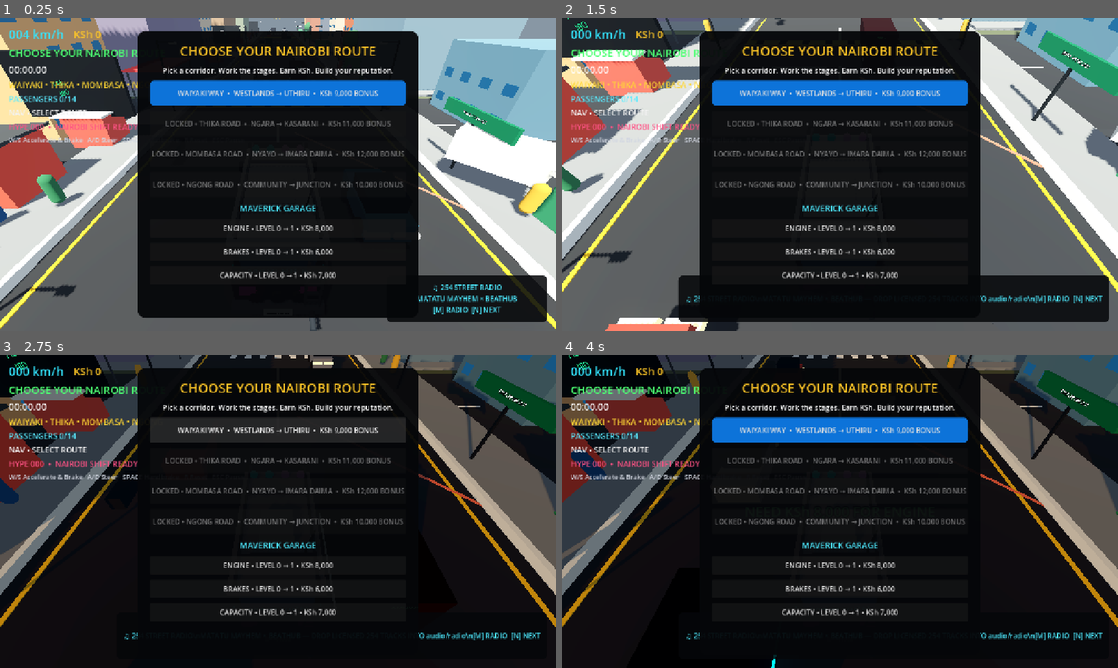
Above: before the commit, frames 1-4 (two rows, left to right).
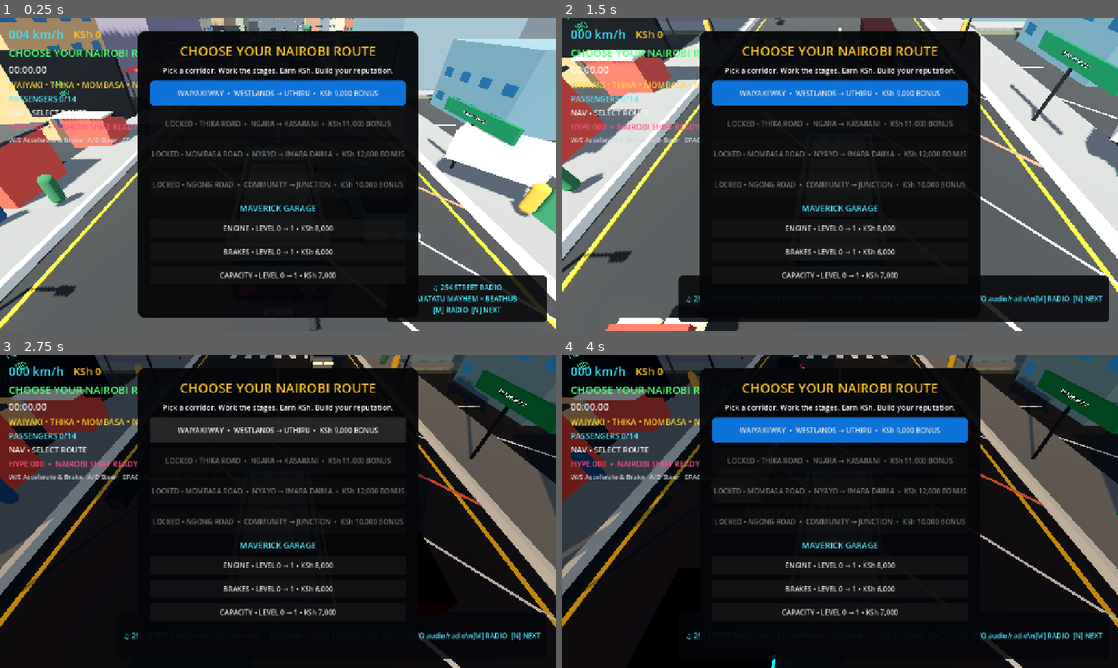
Above: after the commit, the same moments.

Repository: beathubonline-arch/Matatu-Mayhem
Game: Godot game, scene res://scenes/main/Main.tscn
The game is run twice, just before and just after one commit, with the same random seed, the same clock (stepped at 60 frames per second) and the same inputs.
Inputs (mouse positions are in pixels of both pictures, inside the frame that each line leads up to):
- Up to frame 1 (0.25 s): no input
- Up to frame 2 (1.5 s): tap Enter at 0.5 s; move the mouse to (962, 158) at 0.52 s; hold D (steer_right) 0.53-1.28 s; hold N (radio_next) 0.53-1.28 s; click (962, 158) at 0.67 s; move the mouse to (728, 190) at 1.27 s; hold S (brake) from 1.28 s (still down); tap M (radio_toggle) at 1.35 s
- Up to frame 3 (2.75 s): move the mouse to (333, 442) at 2.02 s; release S (brake) at 2.03 s; hold D (steer_right) from 2.03 s (still down); tap L at 2.1 s
- Up to frame 4 (4 s): move the mouse to (812, 574) at 2.77 s; release D (steer_right) at 2.78 s; hold W (accelerate) 2.78-3.53 s; tap N (radio_next) at 2.85 s; click (812, 574) at 2.92 s; move the mouse to (1006, 558) at 3.52 s; hold A (steer_left) from 3.53 s (still down); hold M (radio_toggle) from 3.53 s (still down)

The runs differ from the first frame. In frame 1, 0.1% of the frame differs, in the area x 72-100%, y 70-100%; in frame 2, 0.3%; in frame 3, 0.4%; in frame 4, 0.4%, in the area x 75-100%, y 25-100%.

Commit message:
Build Phase 2 Waiyaki twin-experience foundation

Diff:
--- a/scripts/environment/NairobiRouteNetwork.gd
+++ b/scripts/environment/NairobiRouteNetwork.gd
@@ -1,17 +1,30 @@
 class_name NairobiRouteNetwork
 extends Node3D
 
-# Gameplay-scale reconstruction of Nairobi's major matatu corridors.
-# Corridor ordering and stop names are grounded in public Nairobi route maps.
-# Distances are compressed for playability; this is not survey-grade GIS geometry.
+# Phase 2 Nairobi Twin Experience foundation.
+# The network uses recognizable public-route ordering and a denser gameplay polyline.
+# Geometry remains deliberately compressed/optimized for gameplay; it is not survey-grade GIS.
 
 const ROAD_Y := 0.04
 const ROAD_W := 15.0
+const WAIYAKI_POINTS := [
+	Vector3(-31,0,-63), Vector3(-49,0,-72), Vector3(-70,0,-82),
+	Vector3(-92,0,-91), Vector3(-118,0,-98), Vector3(-143,0,-104),
+	Vector3(-170,0,-108), Vector3(-198,0,-111), Vector3(-225,0,-112)
+]
 const CORRIDORS := [
-	{"name":"WAIYAKI WAY","color":"4aa3df","points":[Vector3(-31,0,-63),Vector3(-70,0,-82),Vector3(-118,0,-98),Vector3(-170,0,-108),Vector3(-225,0,-112)],"stops":["WESTLANDS","ABC PLACE","KANGEMI","UTHIRU"],"reward":9000},
-	{"name":"THIKA ROAD","color":"e8c547","points":[Vector3(31,0,21),Vector3(62,0,2),Vector3(95,0,-38),Vector3(122,0,-86),Vector3(142,0,-142)],"stops":["NGARA","PANGANI","MUTHAIGA","ROYSAMBU / KASARANI"],"reward":11000},
-	{"name":"MOMBASA ROAD","color":"e36a54","points":[Vector3(0,0,63),Vector3(34,0,102),Vector3(58,0,148),Vector3(72,0,202),Vector3(76,0,258)],"stops":["NYAYO","SOUTH B / C","GENERAL MOTORS","IMARA DAIMA"],"reward":12000},
-	{"name":"NGONG ROAD","color":"69c779","points":[Vector3(-31,0,21),Vector3(-66,0,50),Vector3(-96,0,86),Vector3(-122,0,130),Vector3(-146,0,178)],"stops":["COMMUNITY","PRESTIGE","ADAMS ARCADE","JUNCTION"],"reward":10000}
+	{"name":"WAIYAKI WAY","color":"4aa3df","points":WAIYAKI_POINTS,
+	 "service_points":[Vector3(-70,0,-82),Vector3(-118,0,-98),Vector3(-170,0,-108),Vector3(-225,0,-112)],
+	 "stops":["WESTLANDS","ABC PLACE","KANGEMI","UTHIRU"],"reward":9000},
+	{"name":"THIKA ROAD","color":"e8c547","points":[Vector3(31,0,21),Vector3(62,0,2),Vector3(95,0,-38),Vector3(122,0,-86),Vector3(142,0,-142)],
+	 "service_points":[Vector3(62,0,2),Vector3(95,0,-38),Vector3(122,0,-86),Vector3(142,0,-142)],
+	 "stops":["NGARA","PANGANI","MUTHAIGA","ROYSAMBU / KASARANI"],"reward":11000},
+	{"name":"MOMBASA ROAD","color":"e36a54","points":[Vector3(0,0,63),Vector3(34,0,102),Vector3(58,0,148),Vector3(72,0,202),Vector3(76,0,258)],
+	 "service_points":[Vector3(34,0,102),Vector3(58,0,148),Vector3(72,0,202),Vector3(76,0,258)],
+	 "stops":["NYAYO","SOUTH B / C","GENERAL MOTORS","IMARA DAIMA"],"reward":12000},
+	{"name":"NGONG ROAD","color":"69c779","points":[Vector3(-31,0,21),Vector3(-66,0,50),Vector3(-96,0,86),Vector3(-122,0,130),Vector3(-146,0,178)],
+	 "service_points":[Vector3(-66,0,50),Vector3(-96,0,86),Vector3(-122,0,130),Vector3(-146,0,178)],
+	 "stops":["COMMUNITY","PRESTIGE","ADAMS ARCADE","JUNCTION"],"reward":10000}
 ]
 
 func corridor_count() -> int:
@@ -22,41 +35,46 @@
 
 func get_service_stop(corridor: int, stop: int) -> Vector3:
 	var data: Dictionary = get_corridor(corridor)
-	var points: Array = data["points"]
-	return points[clampi(stop + 1, 1, points.size() - 1)]
+	var service_points: Array = data["service_points"]
+	return service_points[clampi(stop, 0, service_points.size() - 1)]
 
 func _ready() -> void:
-	for corridor in CORRIDORS:
-		_build_corridor(corridor)
-
-func _build_corridor(data: Dictionary) -> void:
+	for corridor_index in range(CORRIDORS.size()):
+		_build_corridor(CORRIDORS[corridor_index], corridor_index)
+
+func _build_corridor(data: Dictionary, corridor_index: int) -> void:
 	var points: Array = data["points"]
 	var color: Color = Color(String(data["color"]))
 	for i in range(points.size() - 1):
 		_road_segment(points[i], points[i + 1], color)
-	for i in range(1, points.size()):
-		_stage(points[i], String(data["stops"][i - 1]), String(data["name"]), int(data["reward"]))
+		if corridor_index == 0:
+			_waiyaki_streetscape(points[i], points[i + 1], i)
+	var service_points: Array = data["service_points"]
+	for i in range(service_points.size()):
+		_stage(service_points[i], String(data["stops"][i]), String(data["name"]), int(data["reward"]))
+	if corridor_index == 0:
+		_waiyaki_landmarks()
 
 func _road_segment(a: Vector3, b: Vector3, accent: Color) -> void:
 	var delta: Vector3 = b - a
 	var length: float = Vector2(delta.x, delta.z).length()
 	var mid: Vector3 = (a + b) * 0.5
+	var yaw := atan2(delta.x, delta.z)
 	var road := MeshInstance3D.new()
 	var mesh := BoxMesh.new()
 	mesh.size = Vector3(ROAD_W, 0.08, length)
 	road.mesh = mesh
 	road.position = Vector3(mid.x, ROAD_Y, mid.z)
-	road.rotation.y = atan2(delta.x, delta.z)
+	road.rotation.y = yaw
 	var mat := StandardMaterial3D.new()
 	mat.albedo_color = Color("25282d")
 	mat.roughness = 0.96
 	road.material_override = mat
 	add_child(road)
-	# Physical road deck: extended corridors must support the VehicleBody3D,
-	# not just look like roads beyond the original CBD ground.
+
 	var body := StaticBody3D.new()
 	body.position = Vector3(mid.x, ROAD_Y - 0.10, mid.z)
-	body.rotation.y = road.rotation.y
+	body.rotation.y = yaw
 	body.collision_layer = 1
 	var collision := CollisionShape3D.new()
 	var shape := BoxShape3D.new()
@@ -64,21 +82,123 @@
 	collision.shape = shape
 	body.add_child(collision)
 	add_child(body)
+
+	# Kenyan urban arterial treatment: centre divider plus lane/edge markings.
+	_marking(mid, yaw, length, 0.0, 0.18, accent)
+	_marking(mid, yaw, length, -3.7, 0.10, Color("d9d9d9"))
+	_marking(mid, yaw, length, 3.7, 0.10, Color("d9d9d9"))
+	_marking(mid, yaw, length, -7.15, 0.14, Color("f2f2f2"))
+	_marking(mid, yaw, length, 7.15, 0.14, Color("f2f2f2"))
+
+func _marking(mid: Vector3, yaw: float, length: float, lateral: float, width: float, color: Color) -> void:
 	var stripe := MeshInstance3D.new()
 	var stripe_mesh := BoxMesh.new()
-	stripe_mesh.size = Vector3(0.18, 0.02, length * 0.92)
+	stripe_mesh.size = Vector3(width, 0.02, length * 0.94)
 	stripe.mesh = stripe_mesh
-	stripe.position = Vector3(mid.x, ROAD_Y + 0.06, mid.z)
-	stripe.rotation.y = road.rotation.y
+	var right := Vector3(cos(yaw), 0.0, -sin(yaw))
+	stripe.position = Vector3(mid.x, ROAD_Y + 0.06, mid.z) + right * lateral
+	stripe.rotation.y = yaw
 	var stripe_mat := StandardMaterial3D.new()
-	stripe_mat.albedo_color = accent
+	stripe_mat.albedo_color = color
 	stripe.material_override = stripe_mat
 	add_child(stripe)
+
+func _waiyaki_streetscape(a: Vector3, b: Vector3, segment_index: int) -> void:
+	var delta := b - a
+	var length := Vector2(delta.x, delta.z).length()
+	if length < 2.0:
+		return
+	var direction := delta.normalized()
+	var right := Vector3(direction.z, 0.0, -direction.x)
+	var mid := (a + b) * 0.5
+	# Pavements and drainage shoulders keep the corridor visually grounded.
+	for side in [-1.0, 1.0]:
+		var walk := MeshInstance3D.new()
+		var walk_mesh := BoxMesh.new()
+		walk_mesh.size = Vector3(2.2, 0.16, length)
+		walk.mesh = walk_mesh
+		walk.position = mid + right * (side * 8.6) + Vector3(0, 0.05, 0)
+		walk.rotation.y = atan2(delta.x, delta.z)
+		var walk_mat := StandardMaterial3D.new()
+		walk_mat.albedo_color = Color("7a756d")
+		walk.material_override = walk_mat
+		add_child(walk)
+	# Lightweight streetlights; alternate sides to control node count on mobile.
+	var light_pos := mid + right * (9.6 if segment_index % 2 == 0 else -9.6)
+	_streetlight(light_pos)
+	# Low-cost roadside massing creates the Westlands -> Kangemi -> Uthiru transition.
+	for side in [-1.0, 1.0]:
+		var height := 8.0 + float((segment_index * 7 + int(side > 0.0) * 5) % 14)
+		var footprint := Vector3(9.0 + float(segment_index % 3) * 2.0, height, 8.0)
+		_building(mid + right * (side * 16.0) + direction * (3.0 if side > 0.0 else -4.0), footprint, segment_index, side)
+
+func _streetlight(pos: Vector3) -> void:
+	var pole := MeshInstance3D.new()
+	var pole_mesh := CylinderMesh.new()
+	pole_mesh.top_radius = 0.08
+	pole_mesh.bottom_radius = 0.11
+	pole_mesh.height = 6.0
+	pole.mesh = pole_mesh
+	pole.position = pos + Vector3(0, 3.0, 0)
+	var mat := StandardMaterial3D.new()
+	mat.albedo_color = Color("42474d")
+	pole.material_override = mat
+	add_child(pole)
+
+func _building(pos: Vector3, size: Vector3, seed: int, side: float) -> void:
+	var building := MeshInstance3D.new()
+	var mesh := BoxMesh.new()
+	mesh.size = size
+	building.mesh = mesh
+	building.position = pos + Vector3(0, size.y * 0.5, 0)
+	var mat := StandardMaterial3D.new()
+	var palette: Array[Color] = [Color("b9b3a6"), Color("8f969b"), Color("c6b99d"), Color("777d82")]
+	mat.albedo_color = palette[(seed + (1 if side > 0.0 else 0)) % palette.size()]
+	mat.roughness = 0.9
+	building.material_override = mat
+	add_child(building)
+
+func _waiyaki_landmarks() -> void:
+	_landmark_sign(Vector3(-70, 5.4, -70), "WESTLANDS\nWAIYAKI WAY")
+	_landmark_sign(Vector3(-118, 5.4, -86), "ABC PLACE")
+	_landmark_sign(Vector3(-170, 5.4, -96), "KANGEMI")
+	_landmark_sign(Vector3(-225, 5.4, -100), "UTHIRU")
+	_billboard(Vector3(-95, 4.5, -78), "MATATU MAYHEM\n254 STREET RADIO")
+	_billboard(Vector3(-190, 4.5, -96), "BEATHUB\nNAIROBI SOUNDS")
+
+func _landmark_sign(pos: Vector3, text: String) -> void:
+	var sign := Label3D.new()
+	sign.text = text
+	sign.position = pos
+	sign.font_size = 42
+	sign.pixel_size = 0.008
+	sign.outline_size = 10
+	sign.modulate = Color("f7f4df")
+	add_child(sign)
+
+func _billboard(pos: Vector3, text: String) -> void:
+	var board := MeshInstance3D.new()
+	var mesh := BoxMesh.new()
+	mesh.size = Vector3(7.0, 3.2, 0.25)
+	board.mesh = mesh
+	board.position = pos
+	var mat := StandardMaterial3D.new()
+	mat.albedo_color = Color("181b22")
+	board.material_override = mat
+	add_child(board)
+	var label := Label3D.new()
+	label.text = text
+	label.position = pos + Vector3(0, 0, -0.16)
+	label.font_size = 34
+	label.pixel_size = 0.006
+	label.outline_size = 8
+	label.modulate = Color("ffe15a")
+	add_child(label)
 
 func _stage(pos: Vector3, stop_name: String, corridor: String, reward: int) -> void:
 	var root := Node3D.new()
 	root.position = pos
-	root.name = stop_name.replace(" ", "_") + "_Stage"
+	root.name = stop_name.replace(" ", "_").replace("/", "_") + "_Stage"
 	add_child(root)
 	var shelter := MeshInstance3D.new()
 	var shelter_mesh := BoxMesh.new()
@@ -97,7 +217,7 @@
 		post.position = Vector3(x, 1.5, 0)
 		root.add_child(post)
 	var sign := Label3D.new()
-	sign.text = "%s\\n%s\\nROUTE BONUS KSh %d" % [stop_name, corridor, reward]
+	sign.text = "%s\n%s\nROUTE BONUS KSh %d" % [stop_name, corridor, reward]
 	sign.position = Vector3(0, 3.45, 0)
 	sign.font_size = 30
 	sign.pixel_size = 0.006
